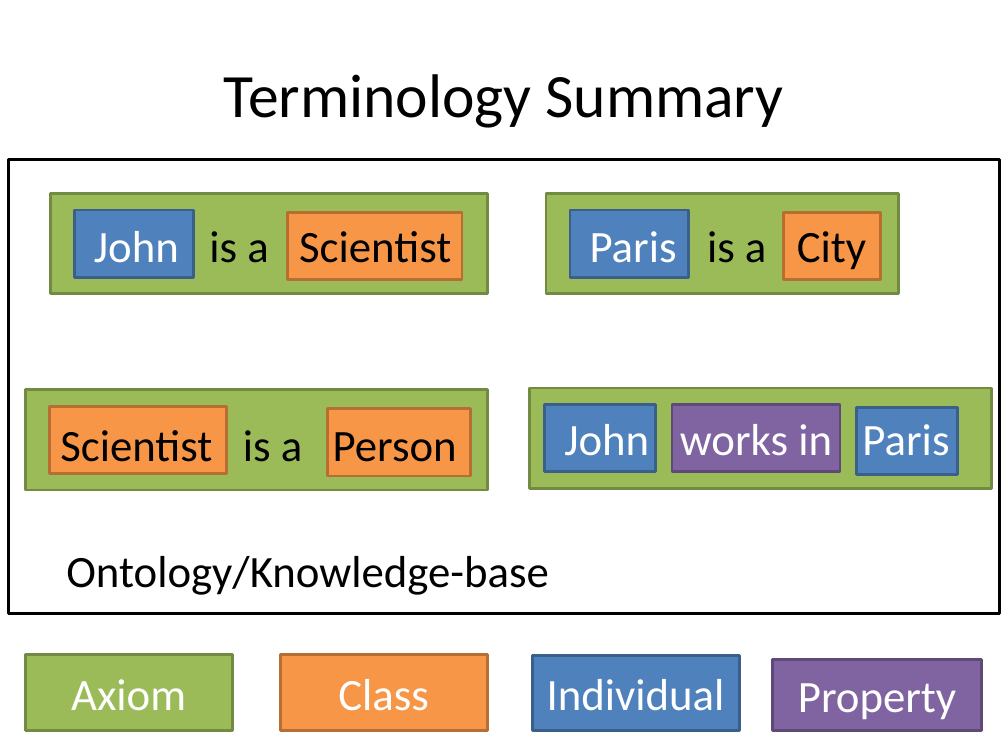
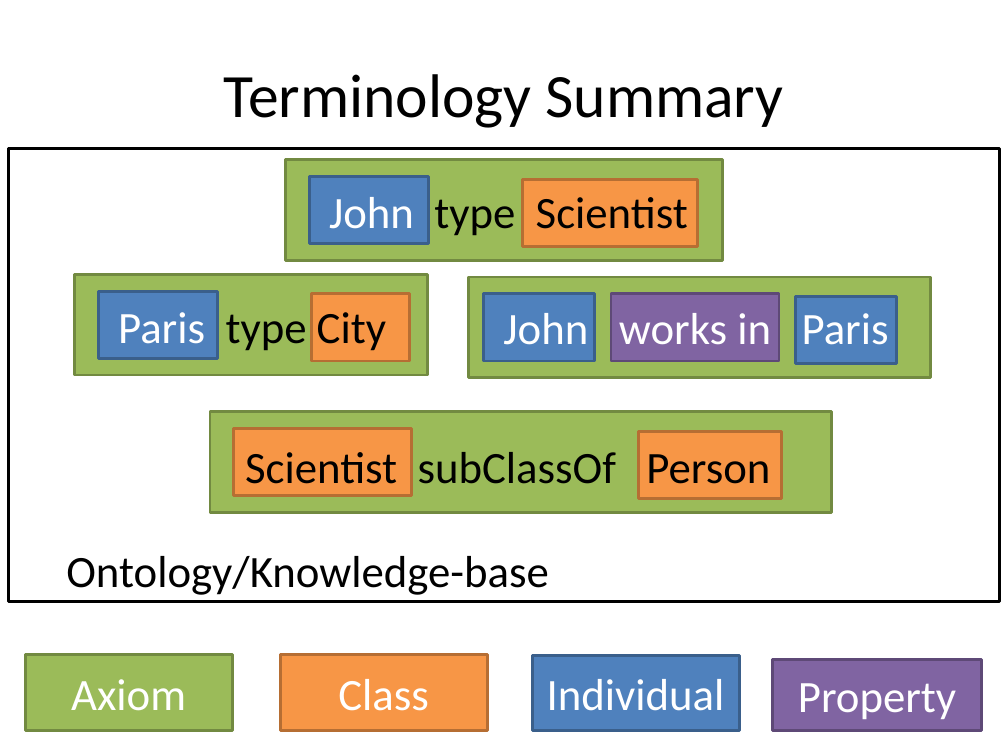
Before and after one commit to loopasam/owl-tutorial-icbo2013, a slide deck: slide 19 of presentation/tutorial_owl_icbo_2013.pptx (slide 17 before the commit). Drawn at 1008x756 pixels with LibreOffice and Linux fonts; fonts in the diff are those of the drawing. Boxes give left, top, right and bottom in pixels: in the first picture for what was removed or moved away, otherwise in the second. Text is boxed around its words. In the diff, an @@ line names an element or a change of style, - is before the commit and + after.

```diff
--- a/presentation/tutorial_owl_icbo_2013.pptx
+++ b/presentation/tutorial_owl_icbo_2013.pptx
@@ rectangle: place and size @@
-rectangle at bbox=[8, 159, 999, 613]
+rectangle at bbox=[8, 148, 999, 602]
@@ 3 rectangles: place and size @@
-3 rectangles at bbox=[50, 194, 487, 294]
+3 rectangles at bbox=[285, 159, 722, 260]
@@ text at bbox=[329, 197, 688, 236]: text changed @@
-John is a Scientist
+John type Scientist
@@ 3 rectangles: place and size @@
-3 rectangles at bbox=[546, 194, 899, 294]
+3 rectangles at bbox=[75, 274, 427, 375]
@@ 4 rectangles, 1 text: place and size @@
-4 rectangles, 1 text at bbox=[529, 388, 991, 489]
+4 rectangles, 1 text at bbox=[469, 277, 930, 378]
@@ text at bbox=[118, 312, 386, 351]: text changed @@
-Paris is a City
+Paris type City
@@ rectangle: place and size @@
-rectangle at bbox=[25, 389, 487, 490]
+rectangle at bbox=[210, 411, 832, 512]
@@ rectangle: place and size @@
-rectangle at bbox=[49, 406, 227, 474]
+rectangle at bbox=[234, 428, 411, 496]
@@ rectangle: place and size @@
-rectangle at bbox=[328, 409, 471, 477]
+rectangle at bbox=[638, 431, 781, 499]
@@ text at bbox=[245, 452, 770, 495]: text changed @@
-Scientist is a Person
+Scientist subClassOf Person
```
Also in this commit, not shown: 10 other slides changed, 1 slide added, 1 slide removed, 1 other file.
